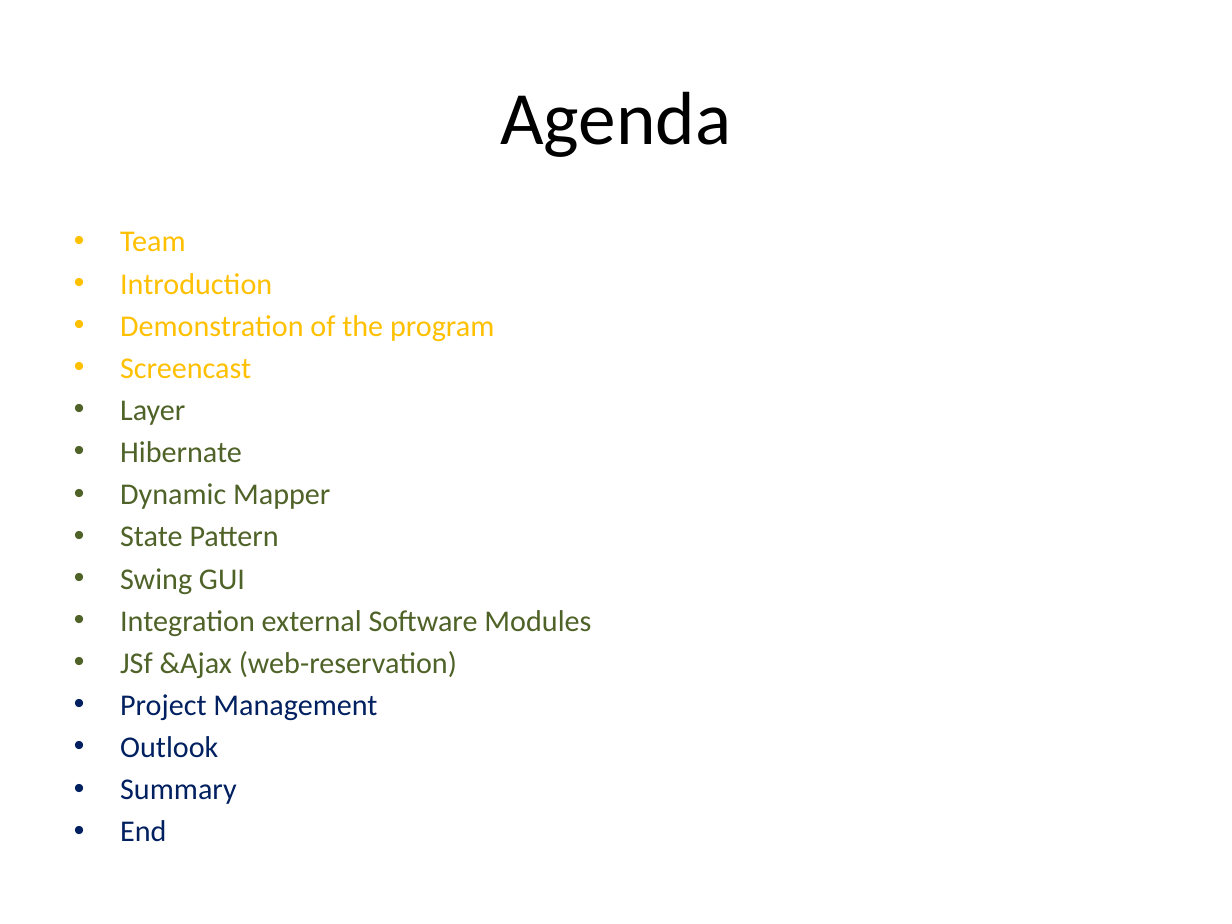
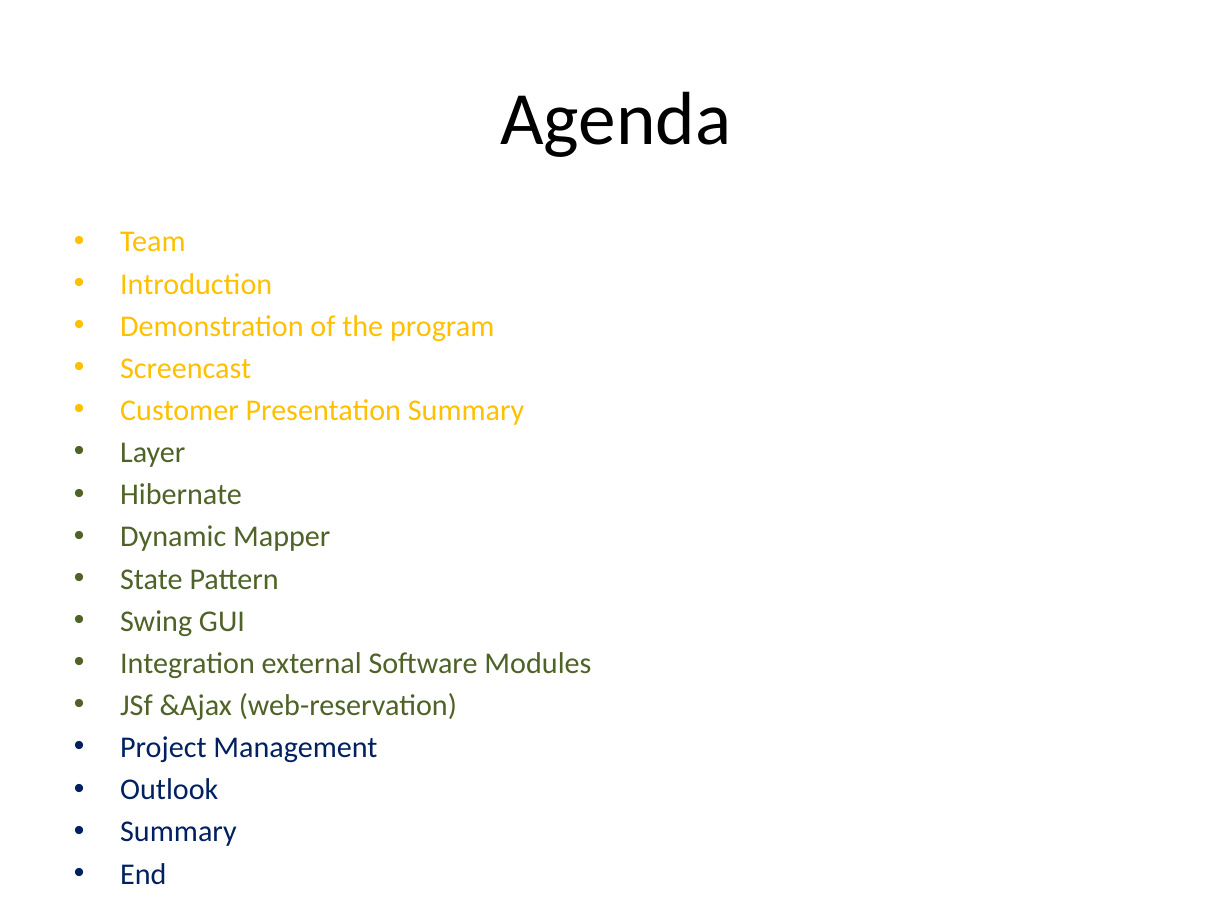
Before and after one commit to markusmo/HotelSoftware, a slide deck: slide 2 of Documentation/Praesentation/PresentationRoomanizer.pptx. Drawn at 1232x924 pixels with LibreOffice and Linux fonts; fonts in the diff are those of the drawing. Boxes give left, top, right and bottom in pixels: in the first picture for what was removed or moved away, otherwise in the second. Text is boxed around its words. In the diff, an @@ line names an element or a change of style, - is before the commit and + after.

```diff
--- a/Documentation/Praesentation/PresentationRoomanizer.pptx
+++ b/Documentation/Praesentation/PresentationRoomanizer.pptx
@@ text at bbox=[120, 399, 525, 425]: paragraph added @@
+• Customer Presentation Summary
```
Also in this commit, not shown: 3 other slides changed, 2 slides added, 1 other file.
